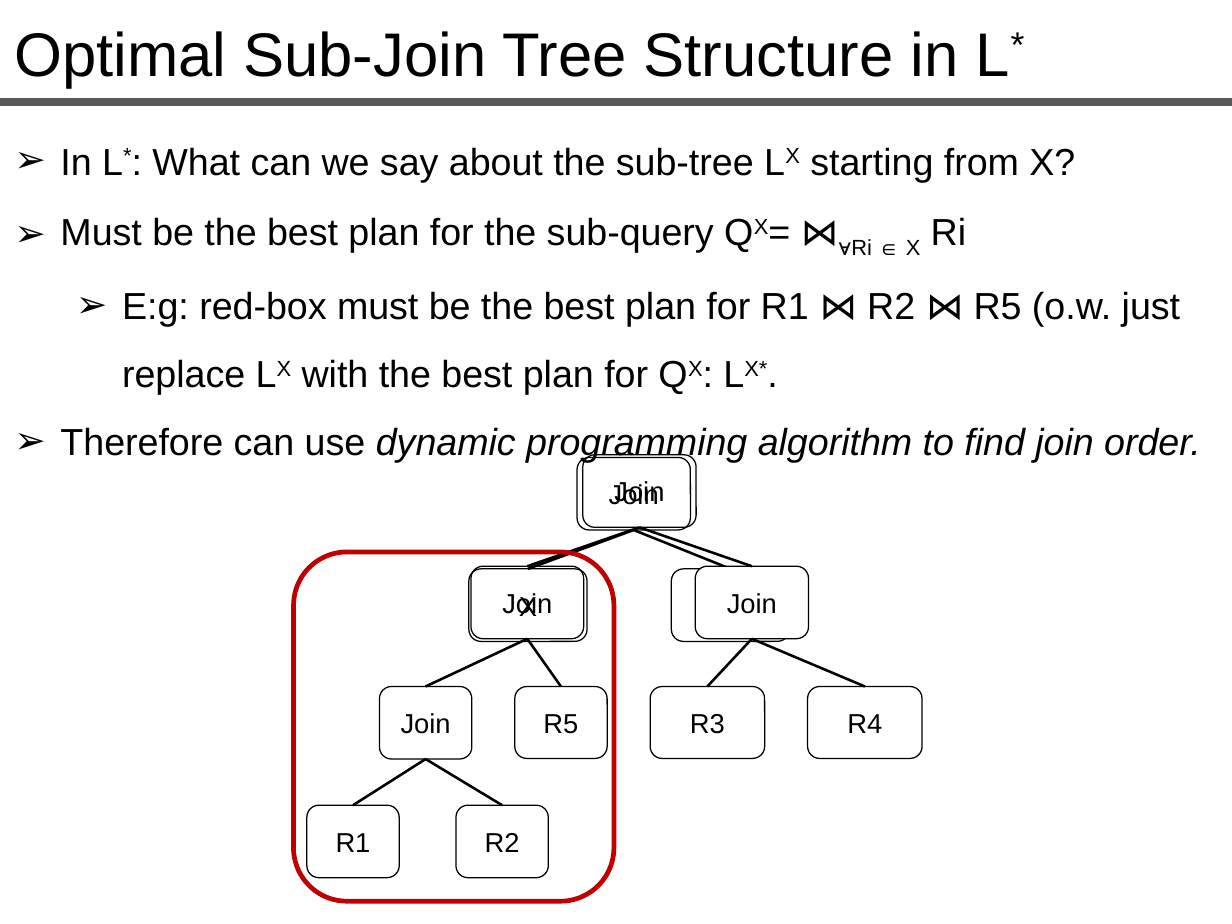
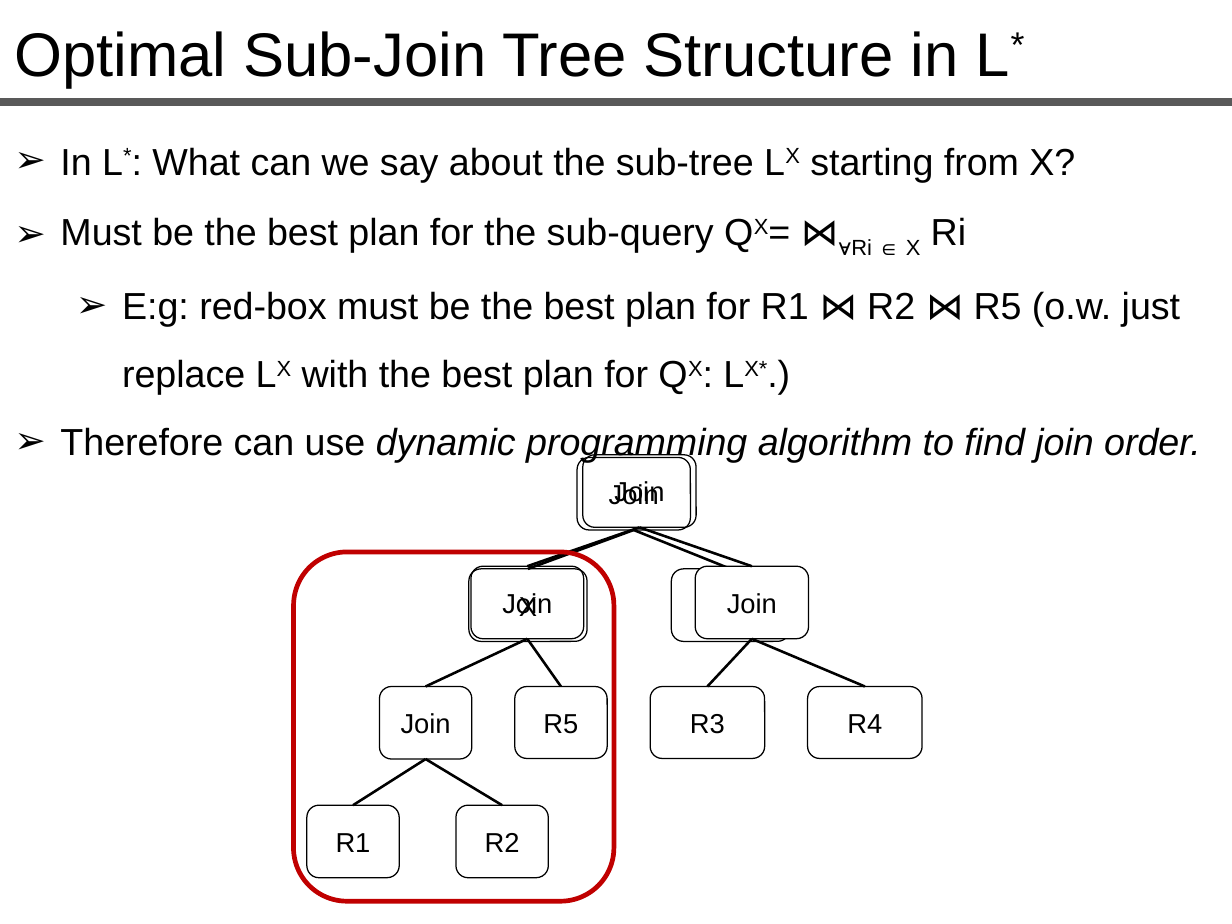
Before and after one commit to queryproc/slides, a slide deck: slide 19 of 15-16-query-optimization.pptx (slide 29 before the commit). Drawn at 1232x924 pixels with LibreOffice and Linux fonts; fonts in the diff are those of the drawing. Boxes give left, top, right and bottom in pixels: in the first picture for what was removed or moved away, otherwise in the second. Text is boxed around its words. In the diff, an @@ line names an element or a change of style, - is before the commit and + after.

```diff
--- a/15-16-query-optimization.pptx
+++ b/15-16-query-optimization.pptx
@@ text at <box>122,291,1180,394</box>: text changed @@
-  ➢ E:g: red-box must be the best plan for R1 ⋈ R2 ⋈ R5 (o.w. just replace LX with the best plan for QX: LX*.
+  ➢ E:g: red-box must be the best plan for R1 ⋈ R2 ⋈ R5 (o.w. just replace LX with the best plan for QX: LX*.)
```
Also in this commit, not shown: 8 other slides changed, 4 slides added, 1 slide removed, 1 other file.
